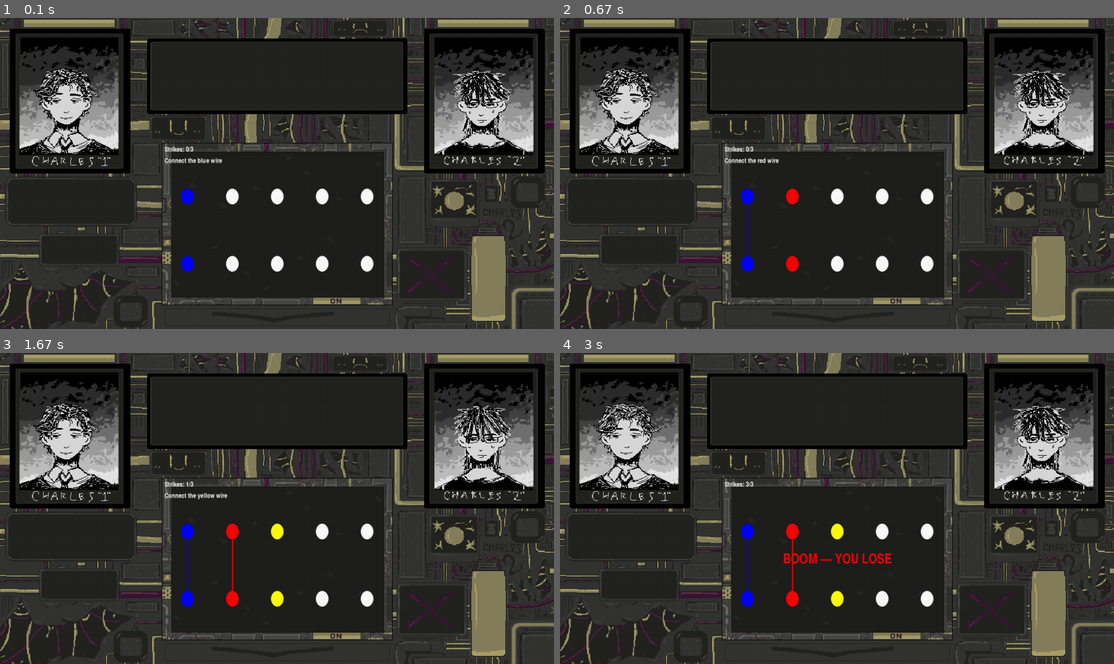
Above: before the commit, frames 1-4 (two rows, left to right).
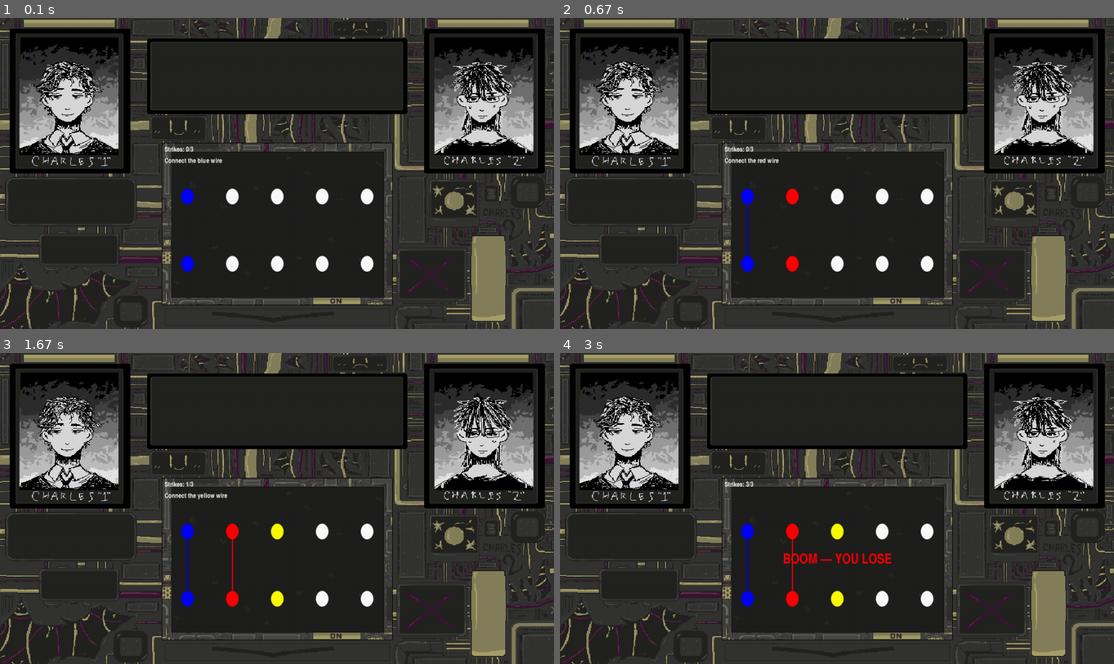
Above: after the commit, the same moments.

Repository: charles-kahlenberg/Bomb-defusal
Game: pygame game, started from Wires GUI.py
Two runs of this game, one before a commit and one after it. Both use one fixed random seed, a clock stepped at 60 frames per second and the inputs below.
Inputs:
- Up to frame 1 (0.1 s): no input
- Up to frame 2 (0.67 s): tap 1 at 0.33 s
- Up to frame 3 (1.67 s): tap 5 at 0.67 s; tap 2 at 1.5 s
- Up to frame 4 (3 s): tap 1 at 1.83 s; tap 5 at 2.17 s

The runs differ from the first frame. In frame 1, 4.5% of the frame differs, in the area x 3-97%, y 10-45%; in frame 2, 4.5%; in frame 3, 4.5%; in frame 4, 4.5%.

Commit message:
more polish

Diff:
--- a/character_overlay.py
+++ b/character_overlay.py
@@ -4,6 +4,7 @@
 BC1_FRAME_PATHS = [
     "img_keys/1C1.png",
     "img_keys/1C2.png",
+    "img_keys/1C3.png",
 ]
 
 BC2_FRAME_PATHS = [
@@ -17,15 +18,15 @@
 
 # Adjust these to move/resize BC1 everywhere.
 BC1_X = 36
-BC1_Y = 68
-BC1_WIDTH = 175
-BC1_HEIGHT = 185
+BC1_Y = 53
+BC1_WIDTH = 180
+BC1_HEIGHT = 200
 
 # Adjust these to move/resize BC2 everywhere.
-BC2_X = 805
-BC2_Y = 68
-BC2_WIDTH = 175
-BC2_HEIGHT = 185
+BC2_X = 803
+BC2_Y = 50
+BC2_WIDTH = 182
+BC2_HEIGHT = 200
 
 
 _cached_bc1_frames = None
Binary file changed: img_keys/1C3.png
